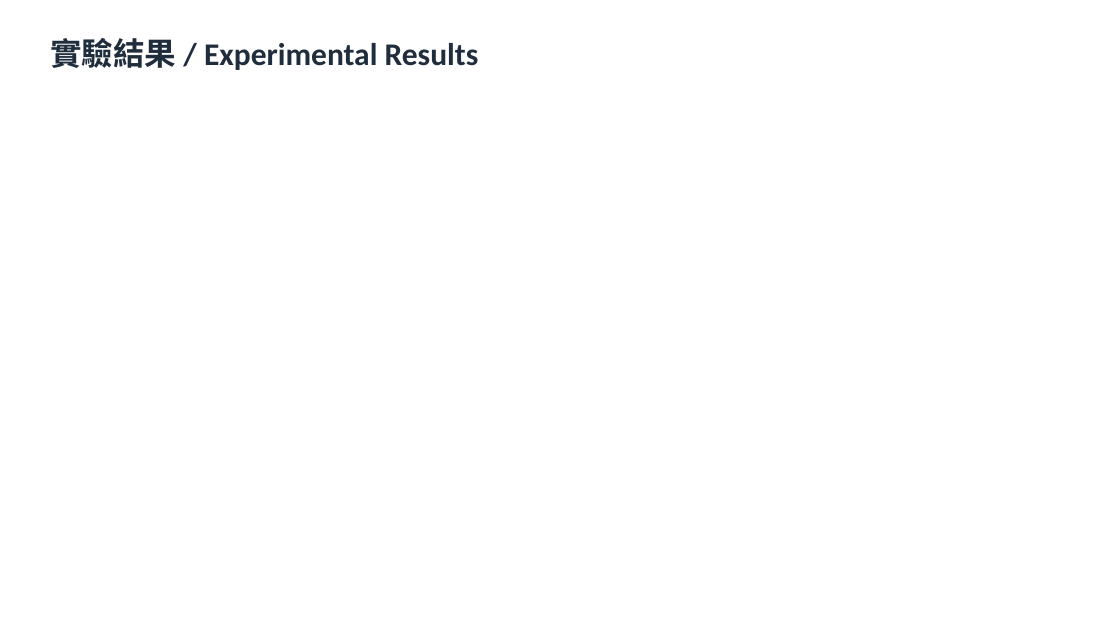
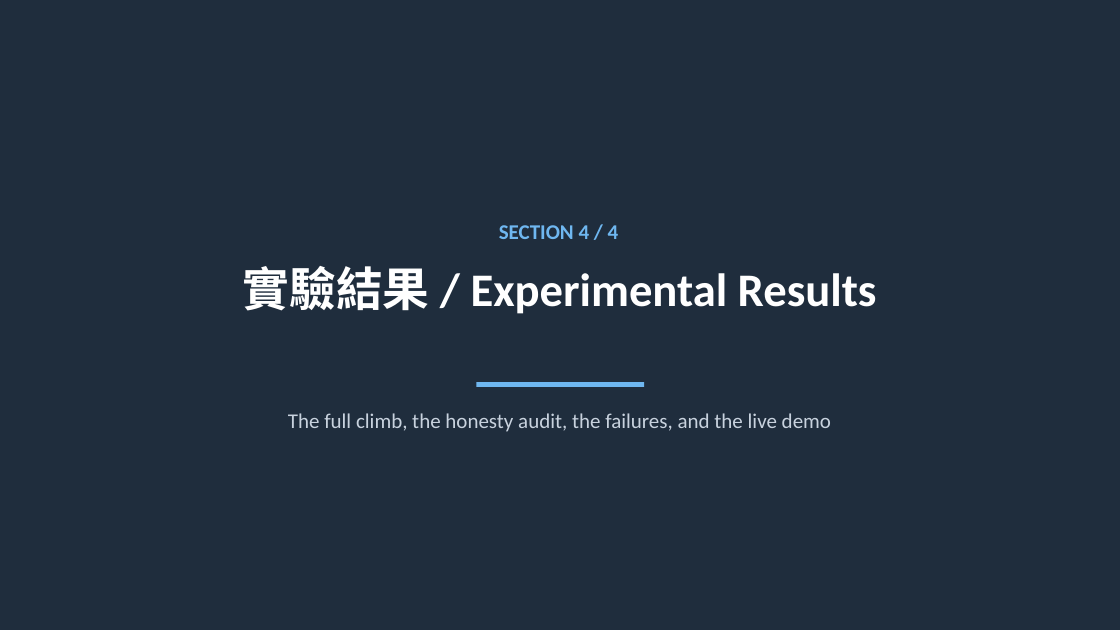
Before and after one commit to kmliy901054/cv2x-wifi-fingerprint, a slide deck: slide 18 of lab3/outputs/slides/lab3_presentation.pptx. Drawn at 1120x630 pixels with LibreOffice and Linux fonts; fonts in the diff are those of the drawing. Boxes give left, top, right and bottom in pixels: in the first picture for what was removed or moved away, otherwise in the second. Text is boxed around its words. In the diff, an @@ line names an element or a change of style, - is before the commit and + after.

```diff
--- a/lab3/outputs/slides/lab3_presentation.pptx
+++ b/lab3/outputs/slides/lab3_presentation.pptx
@@ rectangle added at (0, 0, 1120, 630), fill #1F2D3D @@
@@ text added at (499, 225, 619, 239), 18 pt, text #6FB7F0, bold @@
+SECTION 4 / 4
@@ text "實驗結果 / Experimental Results": place and size @@
-text "實驗結果 / Experimental Results" at (50, 38, 479, 70)
+text "實驗結果 / Experimental Results" at (243, 266, 877, 314)
@@ text "實驗結果 / Experimental Results" at (243, 266, 877, 314): size 27 to 40 pt, text colour #1F2D3D to #FFFFFF; alignment left to centre @@
@@ rectangle added at (476, 382, 644, 387), fill #6FB7F0 @@
@@ text added at (288, 413, 831, 432), 18 pt, text #C8D2DE @@
+The full climb, the honesty audit, the failures, and the live demo
```
Also in this commit, not shown: 4 other slides changed, 1 slide added, 1 slide removed, 2 other files.
